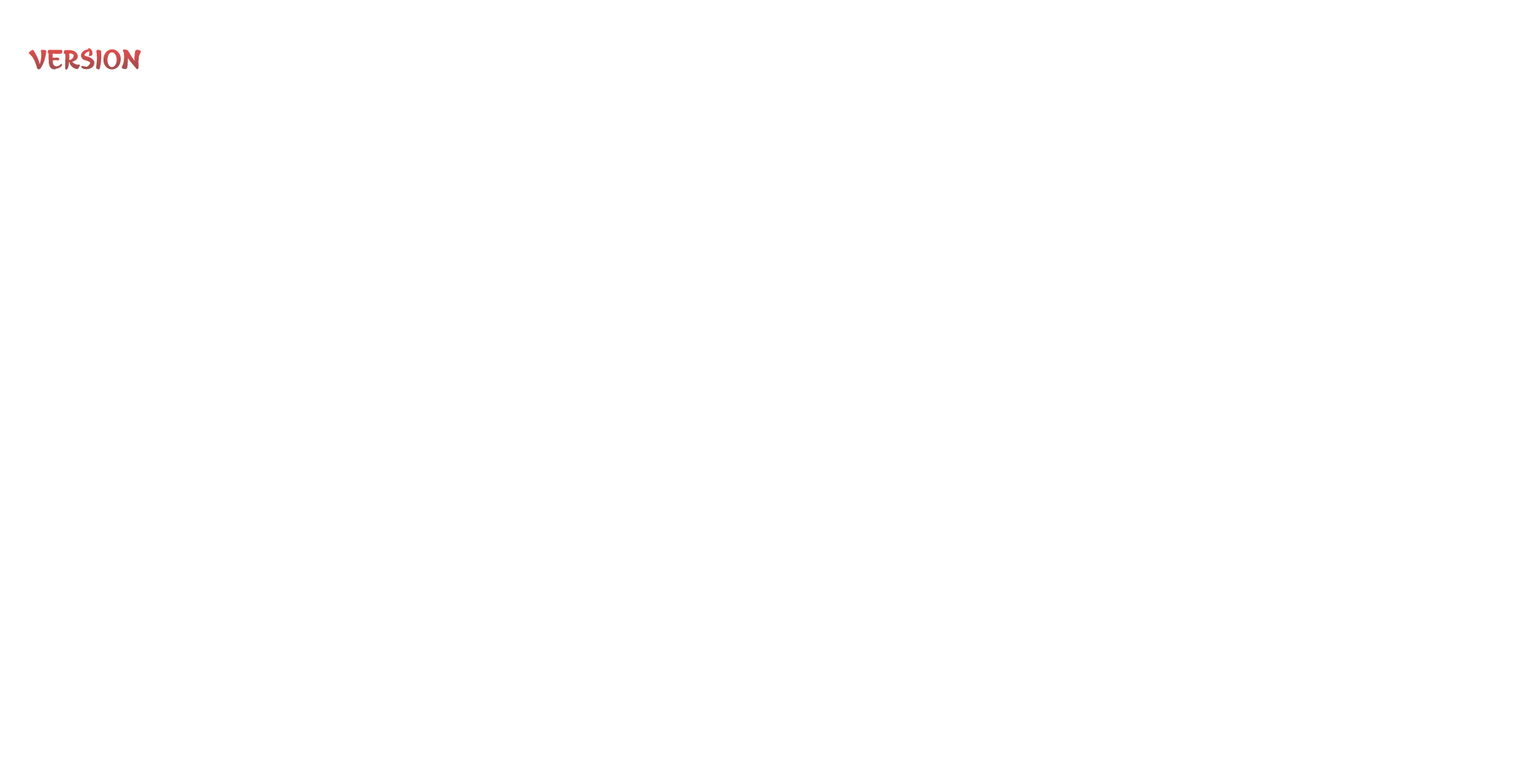
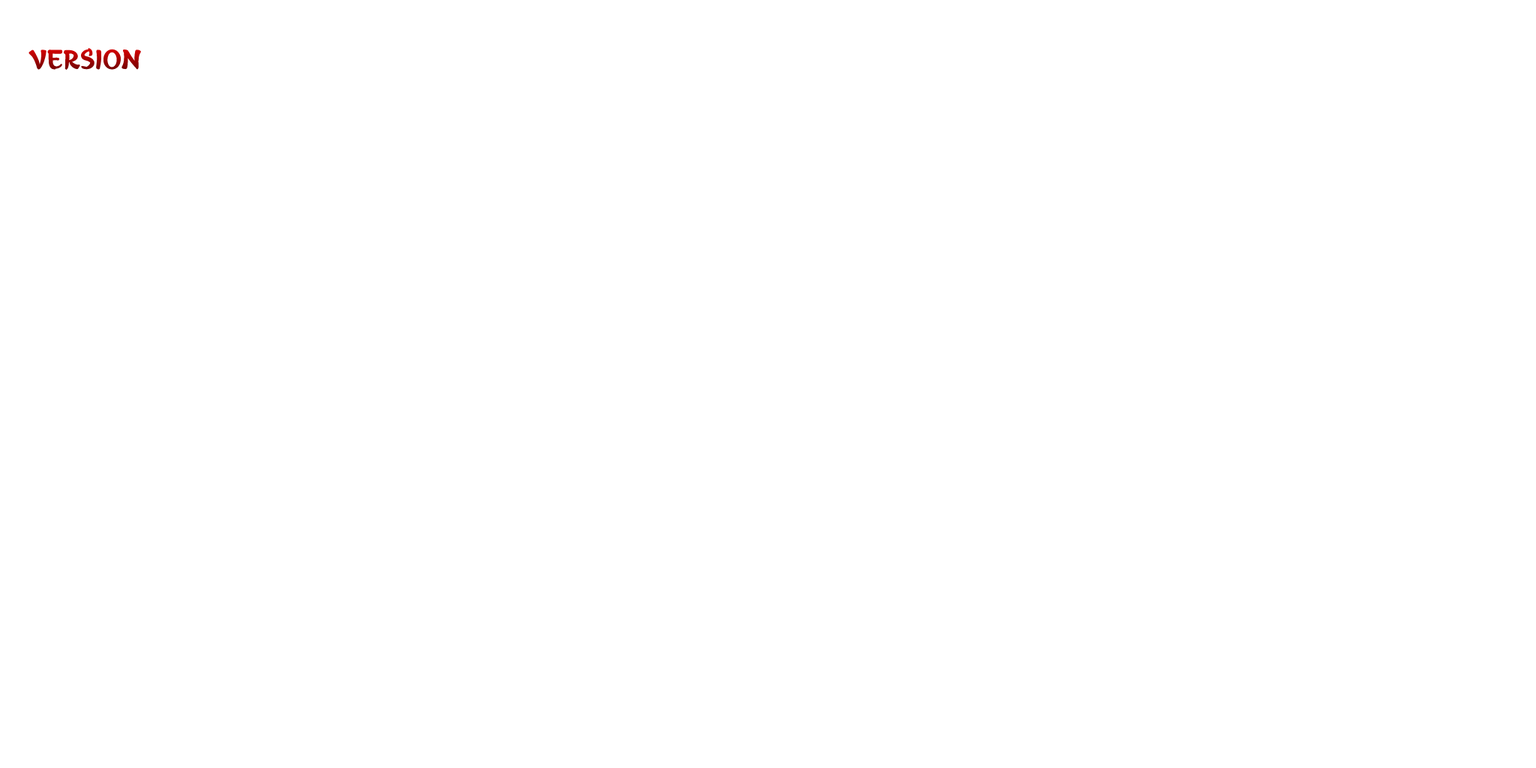
Comparing the layer stacks of the two w=1536, h=768 images. Changes:
"version": opacity 70% → 100% over [28, 47, 141, 70]
